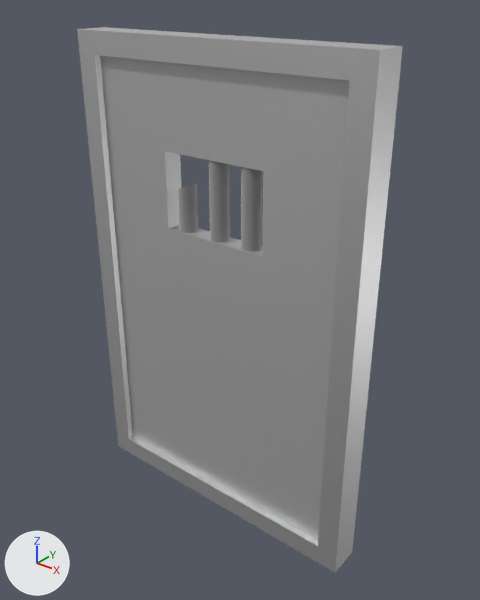
What one commit did to the Blender file Assets/Art/Environment/Objects/Broken Prison Door.blend.
Before and after are seen from a camera (50 mm lens) standing at (21.4, -25.0, 20.8) and looking at (0.8, 0.7, 4.9). The axes (+X, +Y, +Z) are drawn at lower left. The lights are the same throughout.
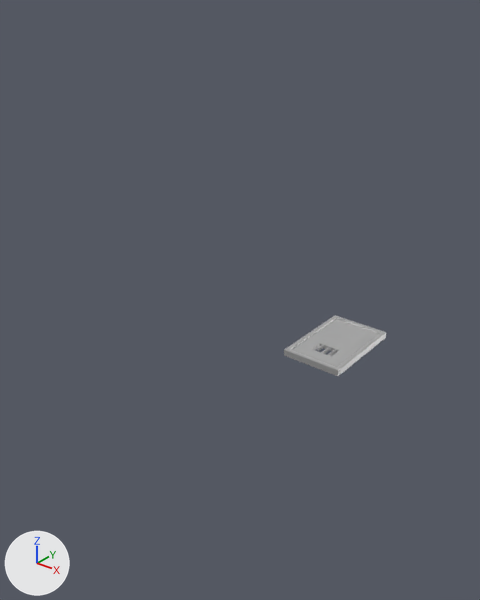
Location of each change, (x1, y1, x2, y2) in pixels of the pictures (480 x 600 px):
'Cube.001', deleted: before (100, 56, 350, 540)
'Cube', reshaped, moved, rescaled (69% narrower, 89% shorter): before (77, 27, 403, 572); after (284, 315, 386, 376)
'Cylinder.002', deleted: before (178, 160, 262, 252)

The change in detail:
me_cube_001 is used by ob_cube; location (0.0, 0.0, 0.0); scale (8.84, 0.94, 8.84).
me_cube_001 had 16 vertices, 16 faces and spanned x -1.0..1.0, y -1.0..1.0, z -1.0..2.08.
me_cube_001 now has 224 vertices, 134 faces and spans x -2.98..0.0, y -2.29..2.29, z -0.16..0.16.
me_cube_001 part 1: the whole mesh is rebuilt.
me_cube_001 now uses material mat_material_002 (light grey #cfcfcf).
me_cube_001 now uses material mat_material_003 (white #e7e7e7).
Object 'Cube' (ob_cube) is rescaled from (8.84, 0.94, 8.84) to (1.0, 1.0, 1.0).
Object 'Cube' (ob_cube) moves from (0.0, 0.0, 0.0) to (8.84, 0.0, 4.77).
Object 'Cube.001' (ob_cube_001) is deleted.
Object 'Cylinder.002' (ob_cylinder_002) is deleted.
